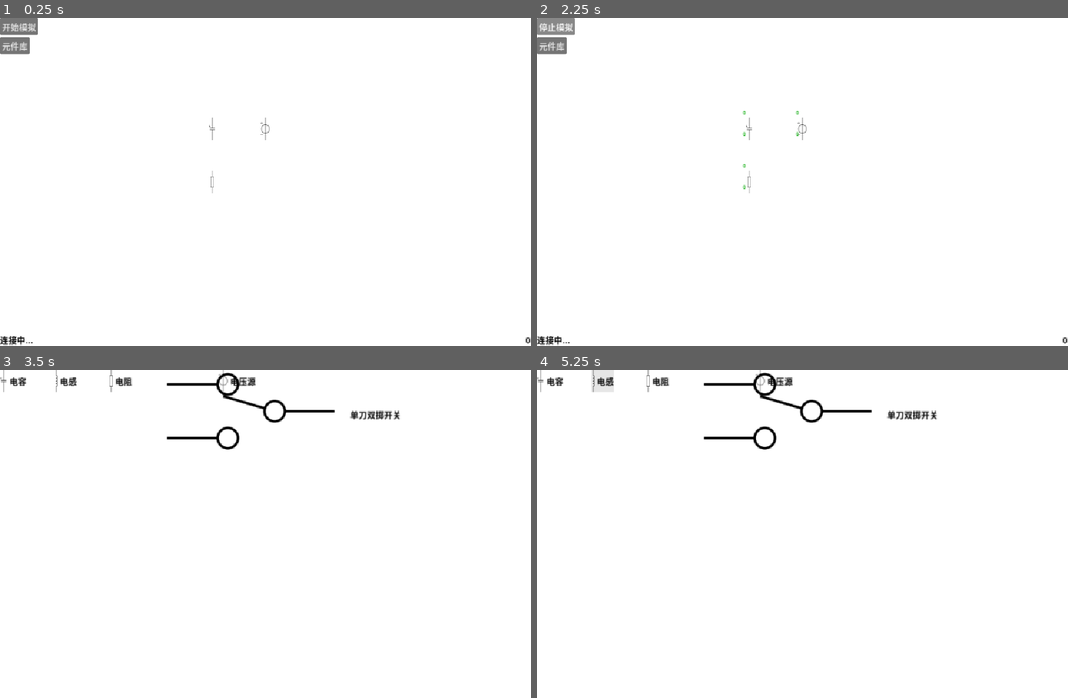
Above: before the commit, frames 1-4 (two rows, left to right).
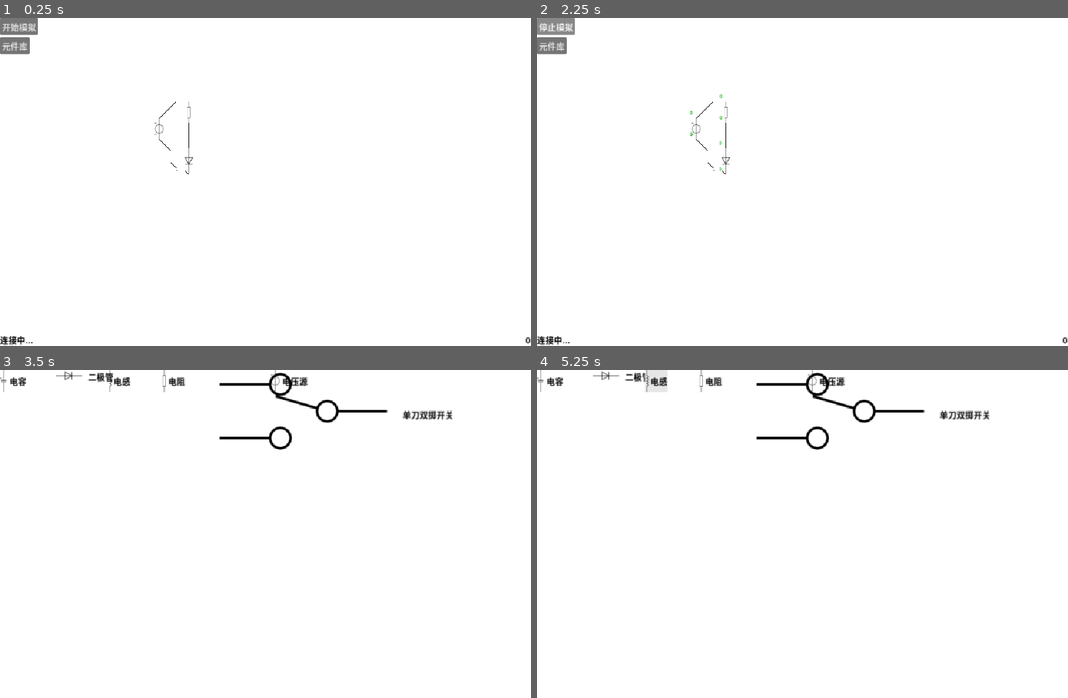
Above: after the commit, the same moments.

Repository: wyj2006/CircuitSim
Game: Godot game, scene res://tests/test_diode.tscn
The game is run twice, just before and just after one commit, with the same random seed, the same clock (stepped at 60 frames per second) and the same inputs. Before the commit the project starts from res://scenes/main/main.tscn.
Inputs (mouse positions are in pixels of both pictures, inside the frame that each line leads up to):
- Up to frame 1 (0.25 s): no input
- Up to frame 2 (2.25 s): click "开始模拟" at 0.5 s; click "停止模拟" at 1.25 s; click "开始模拟" at 2 s
- Up to frame 3 (3.5 s): click "元件库" at 2.75 s
- Up to frame 4 (5.25 s): click (621, 376) at 3.5 s, where only the run after the commit has a clickable "二极管"; click "电容" at 4.25 s; click "电感" at 5 s

The runs differ from the first frame. In frame 1, 0.2% of the frame differs, in the area x 29-51%, y 25-54%; in frame 2, 0.3%; in frame 3, 2.4%; in frame 4, 2.7%, in the area x 10-86%, y 0-25%.
Error in both runs: Cannot call method 'queue_free' on a null value. (res://scenes/main/main.gd:109)

Commit message:
二极管

Diff:
--- a/editor/components/port/port.gd
+++ b/editor/components/port/port.gd
@@ -2,6 +2,8 @@
 
 const SET_REF_ID = 0
 const DELETE_ID = 1
+
+@export var is_ref := false
 
 @onready var net_list: NetList = $/root/Editor/NetList
 @onready var area: ColorRect = $Area
@@ -9,7 +11,6 @@
 @onready var camera: Camera2D = $/root/Editor/Camera2D
 
 var node_id := UINT32_MAX
-var is_ref := false
 var is_free:
     get:
         return get_parent() == $/root/Editor/Ports
--- /dev/null
+++ b/editor/devices/diode/Symbol_Diode.svg
@@ -0,0 +1,71 @@
+<?xml version="1.0" encoding="UTF-8" standalone="no"?>
+<!-- Created with Inkscape (http://www.inkscape.org/) -->
+<svg
+   xmlns:dc="http://purl.org/dc/elements/1.1/"
+   xmlns:cc="http://web.resource.org/cc/"
+   xmlns:rdf="http://www.w3.org/1999/02/22-rdf-syntax-ns#"
+   xmlns:svg="http://www.w3.org/2000/svg"
+   xmlns="http://www.w3.org/2000/svg"
+   xmlns:sodipodi="http://inkscape.sourceforge.net/DTD/sodipodi-0.dtd"
+   xmlns:inkscape="http://www.inkscape.org/namespaces/inkscape"
+   id="svg2"
+   sodipodi:version="0.32"
+   inkscape:version="0.43"
+   width="16mm"
+   height="6mm"
+   version="1.0"
+   sodipodi:docbase="C:\Dokumente und Einstellungen\MovGP0\Desktop"
+   sodipodi:docname="Symbol_Diode.svg">
+  <metadata
+     id="metadata7">
+    <rdf:RDF>
+      <cc:Work
+         rdf:about="">
+        <dc:format>image/svg+xml</dc:format>
+        <dc:type
+           rdf:resource="http://purl.org/dc/dcmitype/StillImage" />
+      </cc:Work>
+    </rdf:RDF>
+  </metadata>
+  <defs
+     id="defs5" />
+  <sodipodi:namedview
+     inkscape:window-height="742"
+     inkscape:window-width="979"
+     inkscape:pageshadow="2"
+     inkscape:pageopacity="0.0"
+     borderopacity="1.0"
+     bordercolor="#666666"
+     pagecolor="#ffffff"
+     id="base"
+     showgrid="true"
+     gridspacingy="1mm"
+     gridspacingx="1mm"
+     gridoriginy="0mm"
+     gridoriginx="0mm"
+     gridtolerance="0.25mm"
+     gridempspacing="10"
+     inkscape:grid-points="true"
+     inkscape:guide-points="true"
+     guidetolerance="0.25mm"
+     inkscape:zoom="11.313708"
+     inkscape:cx="25.497389"
+     inkscape:cy="20.696795"
+     inkscape:window-x="1020"
+     inkscape:window-y="-4"
+     inkscape:current-layer="svg2"
+     inkscape:document-units="mm" />
+  <path
+     style="fill:none;fill-opacity:0.75;fill-rule:evenodd;stroke:#000000;stroke-width:1px;stroke-linecap:butt;stroke-linejoin:miter;stroke-opacity:1"
+     d="M 33.661417,3.5433059 L 33.749805,17.716535"
+     id="path2191" />
+  <path
+     style="fill:none;fill-opacity:1;fill-rule:evenodd;stroke:#000000;stroke-width:1px;stroke-linecap:butt;stroke-linejoin:miter;stroke-opacity:1"
+     d="M 21.259842,3.5433059 L 21.259842,17.716534 L 33.661417,10.62992 L 21.259842,3.5433059 z "
+     id="path2193" />
+  <path
+     style="fill:none;fill-opacity:0.75;fill-rule:evenodd;stroke:#000000;stroke-width:1px;stroke-linecap:butt;stroke-linejoin:miter;stroke-opacity:1"
+     d="M 3.5433071,10.629921 L 53.149606,10.629921"
+     id="path2195"
+     sodipodi:nodetypes="cc" />
+</svg>
--- /dev/null
+++ b/editor/devices/diode/diode.gd
@@ -0,0 +1,53 @@
+class_name Diode extends Device
+
+@export var isat_base: float = 1
+@export var isat_exp: float = -9
+@export var vt_base: float = 28.85
+@export var vt_exp: float = -3
+
+var saturation_current:
+    get:
+        return isat_base * pow(10, isat_exp)
+var thermal_voltage:
+    get:
+        return vt_base * pow(10, vt_exp)
+
+func construct() -> Dictionary:
+    return {
+        "device_id": device_id,
+        "type": "diode",
+        "saturation_current": saturation_current,
+        "thermal_voltage": thermal_voltage,
+        "pos": $PosPort.node_id,
+        "neg": $NegPort.node_id
+    }
+
+func get_device_name() -> String:
+    return "二极管"
+
+func get_texture() -> Texture:
+    return $SymbolDiode.texture
+
+func get_attributes() -> Array[Dictionary]:
+    return [
+        {
+            "display_name": "饱和电流底数部分",
+            "attr_name": "isat_base",
+            "type": "float"
+        },
+        {
+            "display_name": "饱和电流指数部分",
+            "attr_name": "isat_exp",
+            "type": "float"
+        },
+        {
+            "display_name": "热电压底数部分",
+            "attr_name": "vt_base",
+            "type": "float"
+        },
+        {
+            "display_name": "热电压指数部分",
+            "attr_name": "vt_exp",
+            "type": "float"
+        },
+    ]
--- /dev/null
+++ b/editor/devices/diode/diode.tscn
@@ -0,0 +1,23 @@
+[gd_scene format=3 uid="uid://dq2l1elhsi6s4"]
+
+[ext_resource type="PackedScene" uid="uid://b1iwc01tip4y4" path="res://devices/device.tscn" id="1_iusr3"]
+[ext_resource type="Script" uid="uid://dfpr3c47x7rfy" path="res://devices/diode/diode.gd" id="2_nb31j"]
+[ext_resource type="Texture2D" uid="uid://df7w2suh1plq3" path="res://devices/diode/Symbol_Diode.svg" id="3_17q6b"]
+[ext_resource type="PackedScene" uid="uid://clkkdgnaxkjon" path="res://components/port/port.tscn" id="4_txcme"]
+
+[node name="Diode" unique_id=517322215 instance=ExtResource("1_iusr3")]
+script = ExtResource("2_nb31j")
+saturation_current = 1e-08
+thermal_voltage = 0.02875
+
+[node name="Editable" parent="." index="0" unique_id=1053472653]
+range_size = Vector2(40, 30)
+
+[node name="SymbolDiode" type="Sprite2D" parent="." index="1" unique_id=1841615657]
+texture = ExtResource("3_17q6b")
+
+[node name="PosPort" parent="." index="2" unique_id=1456156079 instance=ExtResource("4_txcme")]
+position = Vector2(-26, 0)
+
+[node name="NegPort" parent="." index="3" unique_id=244452529 instance=ExtResource("4_txcme")]
+position = Vector2(23, 0)
--- a/editor/project.godot
+++ b/editor/project.godot
@@ -11,7 +11,7 @@
 [application]
 
 config/name="SchematicEditor"
-run/main_scene="uid://b7rhs634no3cl"
+run/main_scene="uid://2rjjbx77yfbk"
 config/features=PackedStringArray("4.7", "Forward Plus")
 config/icon="res://icon.svg"
 
--- a/editor/scenes/main/main.tscn
+++ b/editor/scenes/main/main.tscn
@@ -1,11 +1,8 @@
 [gd_scene format=3 uid="uid://b7rhs634no3cl"]
 
-[ext_resource type="PackedScene" uid="uid://y64mhuwh3igw" path="res://devices/resistor/resistor.tscn" id="1_hyk8p"]
 [ext_resource type="Script" uid="uid://cihy8v4ocg2lg" path="res://scenes/main/main.gd" id="1_iuonh"]
 [ext_resource type="PackedScene" uid="uid://b5ie2ibrpp4o0" path="res://systems/net_list/net_list.tscn" id="2_k2fmo"]
-[ext_resource type="PackedScene" uid="uid://dkdth58g4mugy" path="res://devices/voltage/voltage.tscn" id="4_6q06x"]
 [ext_resource type="Script" uid="uid://cs70ga6h45sqi" path="res://scenes/main/camera_2d.gd" id="4_l3cfh"]
-[ext_resource type="PackedScene" uid="uid://dgurfm3ulgg7v" path="res://devices/capacitor/capacitor.tscn" id="5_hujxm"]
 [ext_resource type="Script" uid="uid://bxdwo8agv48wa" path="res://scenes/main/plot_window.gd" id="6_ow5a4"]
 [ext_resource type="PackedScene" uid="uid://bqidl3nw628w" path="res://scenes/devicelibrary/device_library.tscn" id="8_yyfjg"]
 
@@ -13,18 +10,6 @@
 script = ExtResource("1_iuonh")
 
 [node name="Devices" type="Node2D" parent="." unique_id=263305404]
-
-[node name="Resistor" parent="Devices" unique_id=517322215 instance=ExtResource("1_hyk8p")]
-position = Vector2(-100, 0)
-value = 1.0
-
-[node name="Voltage" parent="Devices" unique_id=1118311138 instance=ExtResource("4_6q06x")]
-position = Vector2(0, -100)
-value = 1.0
-
-[node name="Capacitor" parent="Devices" unique_id=172639342 instance=ExtResource("5_hujxm")]
-position = Vector2(-100, -100)
-value = 1.0
 
 [node name="Ports" type="Node2D" parent="." unique_id=974599190]
 
--- a/editor/systems/net_list/wire.gd
+++ b/editor/systems/net_list/wire.gd
@@ -1,13 +1,14 @@
 class_name Wire extends Node2D
 
 const DELETE_ID = 0
+
+@export var a_port: Port
+@export var b_port: Port
 
 @onready var editor: Editor = $/root/Editor
 @onready var net_list: NetList = get_parent()
 @onready var astar: AStarGrid2D = net_list.astar
 
-var a_port: Port
-var b_port: Port
 var color = Color.BLACK
 var points = []
 var threshold = 4
@@ -41,6 +42,15 @@
     a_port.tree_exiting.connect(func(): get_parent().remove_child(self))
     b_port.tree_exiting.connect(func(): get_parent().remove_child(self))
 
+    if a_port not in net_list.connections:
+        net_list.connections[a_port] = []
+    if b_port not in net_list.connections[a_port]:
+        net_list.connections[a_port].append(b_port)
+    if b_port not in net_list.connections:
+        net_list.connections[b_port] = []
+    if a_port not in net_list.connections[b_port]:
+        net_list.connections[b_port].append(a_port)
+
 func _process(_delta: float) -> void:
     queue_redraw()
 
--- /dev/null
+++ b/editor/tests/test_diode.tscn
@@ -0,0 +1,44 @@
+[gd_scene format=3 uid="uid://2rjjbx77yfbk"]
+
+[ext_resource type="PackedScene" uid="uid://b7rhs634no3cl" path="res://scenes/main/main.tscn" id="1_tpwcg"]
+[ext_resource type="PackedScene" uid="uid://dkdth58g4mugy" path="res://devices/voltage/voltage.tscn" id="2_ebt4q"]
+[ext_resource type="PackedScene" uid="uid://y64mhuwh3igw" path="res://devices/resistor/resistor.tscn" id="3_hgrul"]
+[ext_resource type="PackedScene" uid="uid://dq2l1elhsi6s4" path="res://devices/diode/diode.tscn" id="4_7da3r"]
+[ext_resource type="PackedScene" uid="uid://d1q7jxl711f7w" path="res://systems/net_list/wire.tscn" id="5_i1c74"]
+
+[node name="Editor" unique_id=970941608 instance=ExtResource("1_tpwcg")]
+
+[node name="Voltage" parent="Devices" parent_id_path=PackedInt32Array(263305404) index="0" unique_id=517322215 instance=ExtResource("2_ebt4q")]
+position = Vector2(-200, -100)
+value = 1.0
+
+[node name="NegPort" parent="Devices/Voltage" index="2" unique_id=1541753485]
+is_ref = true
+
+[node name="Resistor" parent="Devices" parent_id_path=PackedInt32Array(263305404) index="1" unique_id=1560180456 instance=ExtResource("3_hgrul")]
+position = Vector2(-144, -131)
+value = 1.0
+
+[node name="Diode" parent="Devices" parent_id_path=PackedInt32Array(263305404) index="2" unique_id=424304459 instance=ExtResource("4_7da3r")]
+position = Vector2(-145, -37)
+rotation = 1.5707964
+isat_base = 1.0
+isat_exp = -9.0
+vt_base = 28.85
+vt_exp = -3.0
+
+[node name="Wire" parent="NetList" parent_id_path=PackedInt32Array(892168356) index="0" unique_id=414779530 node_paths=PackedStringArray("a_port", "b_port") instance=ExtResource("5_i1c74")]
+a_port = NodePath("../../Devices/Voltage/PosPort")
+b_port = NodePath("../../Devices/Resistor/PosPort")
+
+[node name="Wire2" parent="NetList" parent_id_path=PackedInt32Array(892168356) index="1" unique_id=841738203 node_paths=PackedStringArray("a_port", "b_port") instance=ExtResource("5_i1c74")]
+a_port = NodePath("../../Devices/Resistor/NegPort")
+b_port = NodePath("../../Devices/Diode/PosPort")
+
+[node name="Wire3" parent="NetList" parent_id_path=PackedInt32Array(892168356) index="2" unique_id=64132875 node_paths=PackedStringArray("a_port", "b_port") instance=ExtResource("5_i1c74")]
+a_port = NodePath("../../Devices/Diode/NegPort")
+b_port = NodePath("../../Devices/Voltage/NegPort")
+
+[editable path="Devices/Voltage"]
+[editable path="Devices/Resistor"]
+[editable path="Devices/Diode"]
Not shown, added: editor/devices/diode/Symbol_Diode.svg.import
Not shown, added: editor/devices/diode/diode.gd.uid
Not shown, changed: src/circuit.rs
Not shown, added: src/devices/diode.rs
Not shown, changed: src/devices/mod.rs
Not shown, changed: src/main.rs
